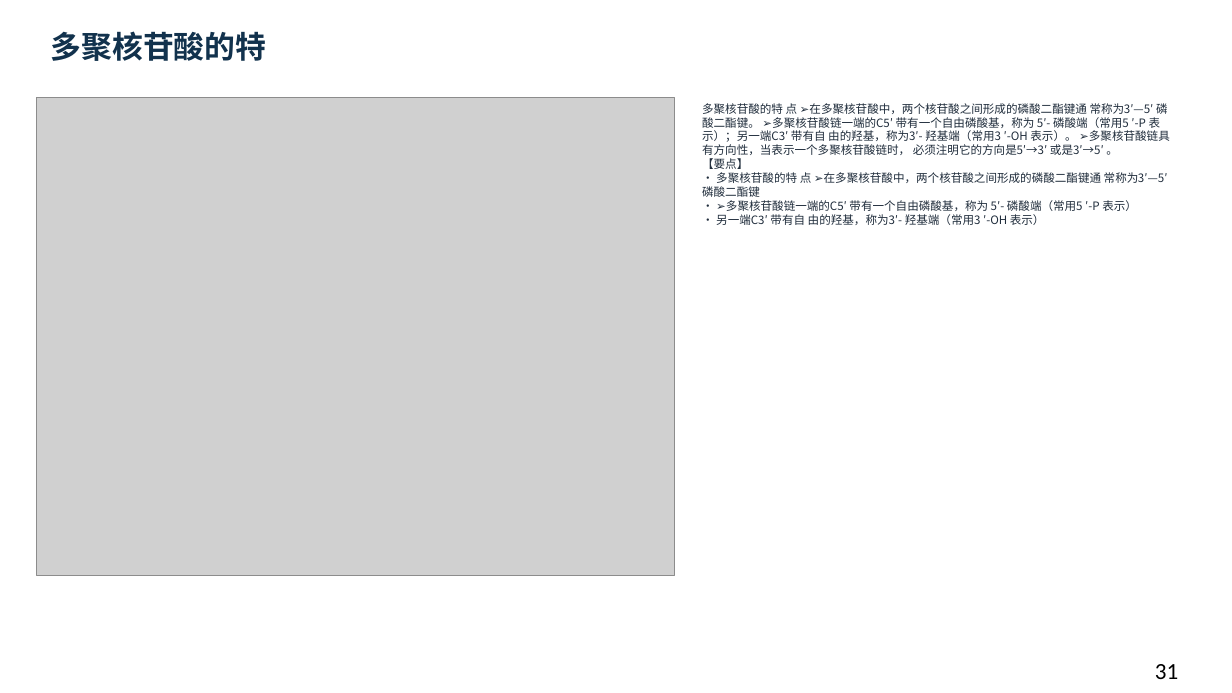
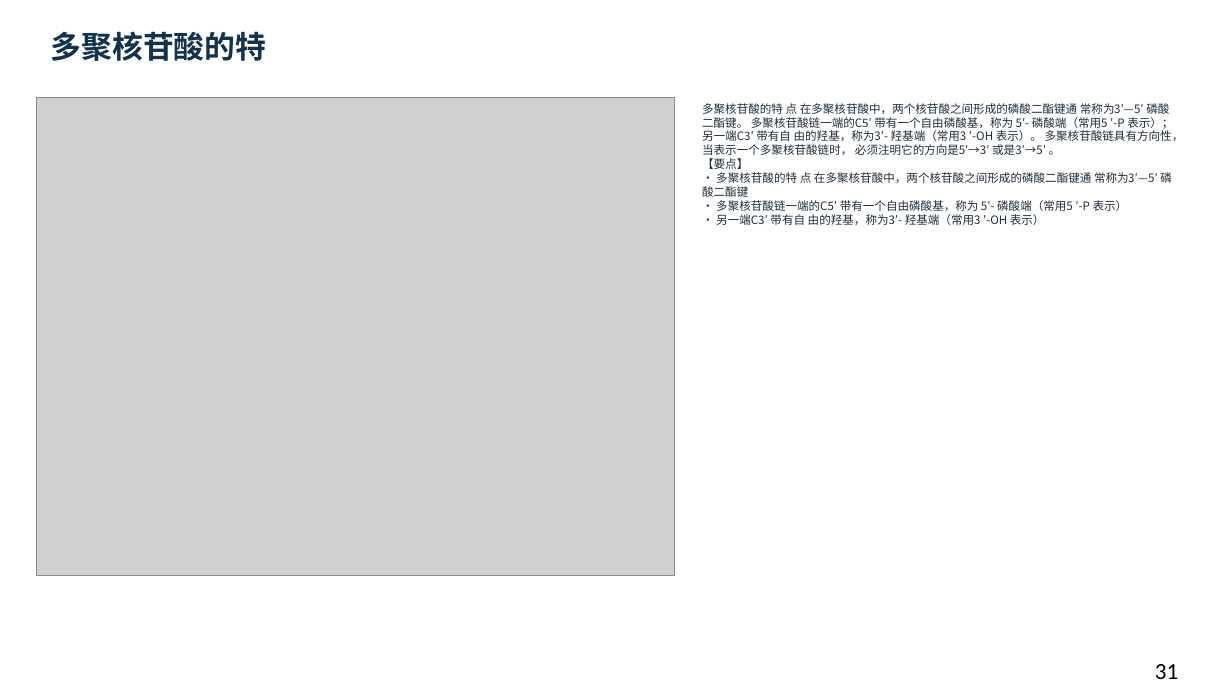
Before and after one commit to newkan-li/Biochemistry, a slide deck: slide 31 of downloads/bc11-ai-style.pptx. Drawn at 1232x693 pixels with LibreOffice and Linux fonts; fonts in the diff are those of the drawing; grey boxes stand for pictures. Boxes give left, top, right and bottom in pixels: in the first picture for what was removed or moved away, otherwise in the second. Text is boxed around its words. In the diff, an @@ line names an element or a change of style, - is before the commit and + after.

```diff
--- a/downloads/bc11-ai-style.pptx
+++ b/downloads/bc11-ai-style.pptx
@@ text at (702, 103, 1184, 225): text changed @@
-多聚核苷酸的特 点 ➢在多聚核苷酸中，两个核苷酸之间形成的磷酸二酯键通 常称为3′—5′ 磷酸二酯键。 ➢多聚核苷酸链一端的C5′ 带有一个自由磷酸基，称为 5′- 磷酸端（常用5 ′-P 表示）；另一端C3′ 带有自 由的羟基，称为3′- 羟基端（常用3 ′-OH 表示）。 ➢多聚核苷酸链具有方向性，当表示一个多聚核苷酸链时， 必须注明它的方向是5′→3′ 或是3′→5′ 。
-【要点】
-• 多聚核苷酸的特 点 ➢在多聚核苷酸中，两个核苷酸之间形成的磷酸二酯键通 常称为3′—5′ 磷酸二酯键
-• ➢多聚核苷酸链一端的C5′ 带有一个自由磷酸基，称为 5′- 磷酸端（常用5 ′-P 表示）
-• 另一端C3′ 带有自 由的羟基，称为3′- 羟基端（常用3 ′-OH 表示）
+多聚核苷酸的特 点 在多聚核苷酸中，两个核苷酸之间形成的磷酸二酯键通 常称为3′—5′ 磷酸二酯键。 多聚核苷酸链一端的C5′ 带有一个自由磷酸基，称为 5′- 磷酸端（常用5 ′-P 表示）；另一端C3′ 带有自 由的羟基，称为3′- 羟基端（常用3 ′-OH 表示）。 多聚核苷酸链具有方向性，当表示一个多聚核苷酸链时， 必须注明它的方向是5′→3′ 或是3′→5′ 。
+【要点】
+• 多聚核苷酸的特 点 在多聚核苷酸中，两个核苷酸之间形成的磷酸二酯键通 常称为3′—5′ 磷酸二酯键
+• 多聚核苷酸链一端的C5′ 带有一个自由磷酸基，称为 5′- 磷酸端（常用5 ′-P 表示）
+• 另一端C3′ 带有自 由的羟基，称为3′- 羟基端（常用3 ′-OH 表示）
```
Also in this commit, not shown: 49 other slides changed, 6 other files.
